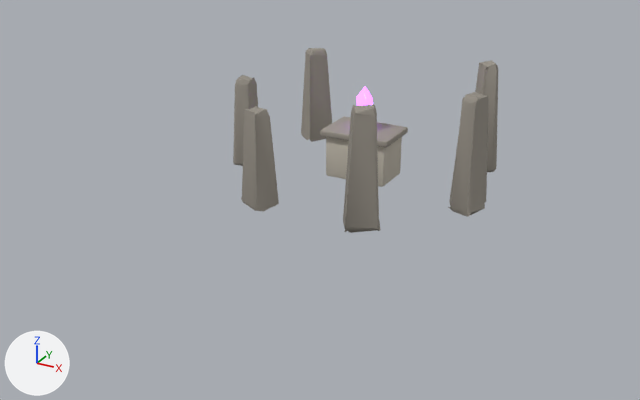
An edit to the glTF model modele3d/export/mapa/budynek_fuzji_poz01.glb, drawn before and after from the same camera.
Rendered twice from a camera (50 mm lens) standing at (6.74, -13.04, 6.26) and looking at (-0.13, -0.55, 0.01). Lighting does not change. The marker at lower left points along +X, +Y and +Z. The first picture is the older version. Vertices at exactly the same position are counted once.

In view in the first picture: 'budynek_fuzji_poz01'.
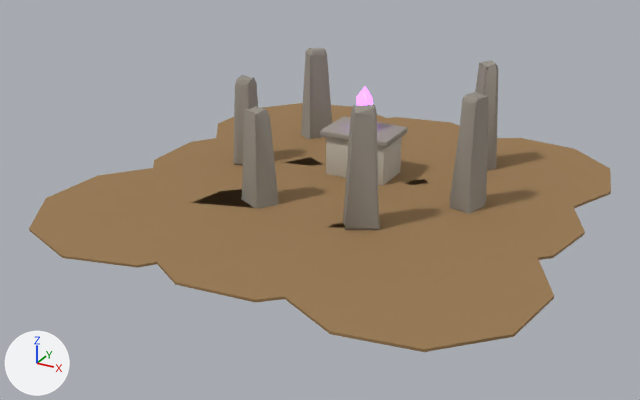
Where the change shows, as pixel boxes (x1, y1, x2, y2) in the pictures (640 x 400 px):
'budynek_fuzji_poz01', reshaped (119% wider, 64% taller): before (233, 48, 498, 233); after (29, 48, 611, 352)
part 1 of me_budynek_fuzji_poz01, added (brown): after (29, 168, 190, 268)
part 2 of me_budynek_fuzji_poz01, added (brown): after (151, 138, 282, 208)
part 3 of me_budynek_fuzji_poz01, added (brown): after (216, 103, 386, 165)
part 4 of me_budynek_fuzji_poz01, added (brown): after (144, 189, 327, 302)
part 5 of me_budynek_fuzji_poz01, added (brown): after (266, 157, 404, 229)
part 6 of me_budynek_fuzji_poz01, added (brown): after (312, 117, 460, 185)
part 7 of me_budynek_fuzji_poz01, added (brown): after (279, 223, 554, 352)
part 8 of me_budynek_fuzji_poz01, added (brown): after (378, 179, 585, 263)
part 9 of me_budynek_fuzji_poz01, added (brown): after (415, 138, 611, 209)

The change, as a list of edits to the scene's bpy script:
```text
Add mat_mapa_dirt:
    mat_mapa_dirt = principled_material('mapa_dirt')
    mat_mapa_dirt.base_color = (0.323, 0.195, 0.0844)  # brown #9a7a52
    mat_mapa_dirt.roughness = 0.95
Change me_budynek_fuzji_poz01:
    used by ob_budynek_fuzji_poz01; location = (0.0, 0.0, 0.0)
    remove me_budynek_fuzji_poz01.from_pydata(...)  # 496 vertices, 944 faces; spans x -2.5..2.51, y -1.49..2.7, z -0.04..2.09
    add me_budynek_fuzji_poz01.from_pydata(...)  # 676 vertices, 1268 faces; spans x -4.35..4.38, y -4.36..4.44, z -0.04..2.09
    me_budynek_fuzji_poz01 part 1: a new loose piece, a 10-sided cylinder along z spanning x -4.346..-0.438, y -4.358..-0.333, z 0.005..0.045, in mat_mapa_dirt (brown #9a7a52)
    me_budynek_fuzji_poz01 part 2: a new loose piece, a 10-sided cylinder along z spanning x -3.851..-0.191, y -1.803..2.036, z 0.004..0.046, in mat_mapa_dirt (brown #9a7a52)
    me_budynek_fuzji_poz01 part 3: a new loose piece, a 10-sided cylinder along z spanning x -4.02..-0.134, y 0.438..4.438, z 0.003..0.047, in mat_mapa_dirt (brown #9a7a52)
    me_budynek_fuzji_poz01 part 4: a new loose piece, a 10-sided cylinder along z spanning x -2.115..2.013, y -4.194..-0.145, z 0.004..0.046, in mat_mapa_dirt (brown #9a7a52)
    me_budynek_fuzji_poz01 part 5: a new loose piece, a 10-sided cylinder along z spanning x -1.584..1.964, y -1.599..2.013, z 0.003..0.047, in mat_mapa_dirt (brown #9a7a52)
    me_budynek_fuzji_poz01 part 6: a new loose piece, a 10-sided cylinder along z spanning x -1.791..2.047, y 0.564..4.439, z 0.002..0.048, in mat_mapa_dirt (brown #9a7a52)
    me_budynek_fuzji_poz01 part 7: a new loose piece, a 10-sided cylinder along z spanning x 0.385..4.383, y -4.288..-0.282, z 0.003..0.047, in mat_mapa_dirt (brown #9a7a52)
    me_budynek_fuzji_poz01 part 8: a new loose piece, a 10-sided cylinder along z spanning x 0.743..4.259, y -1.61..1.856, z 0.002..0.048, in mat_mapa_dirt (brown #9a7a52)
    me_budynek_fuzji_poz01 part 9: a new loose piece, a 10-sided cylinder along z spanning x 0.561..4.266, y 0.565..4.196, z 0.001..0.049, in mat_mapa_dirt (brown #9a7a52)
    add me_budynek_fuzji_poz01.materials.append(mat_mapa_dirt)  # brown #9a7a52
```
